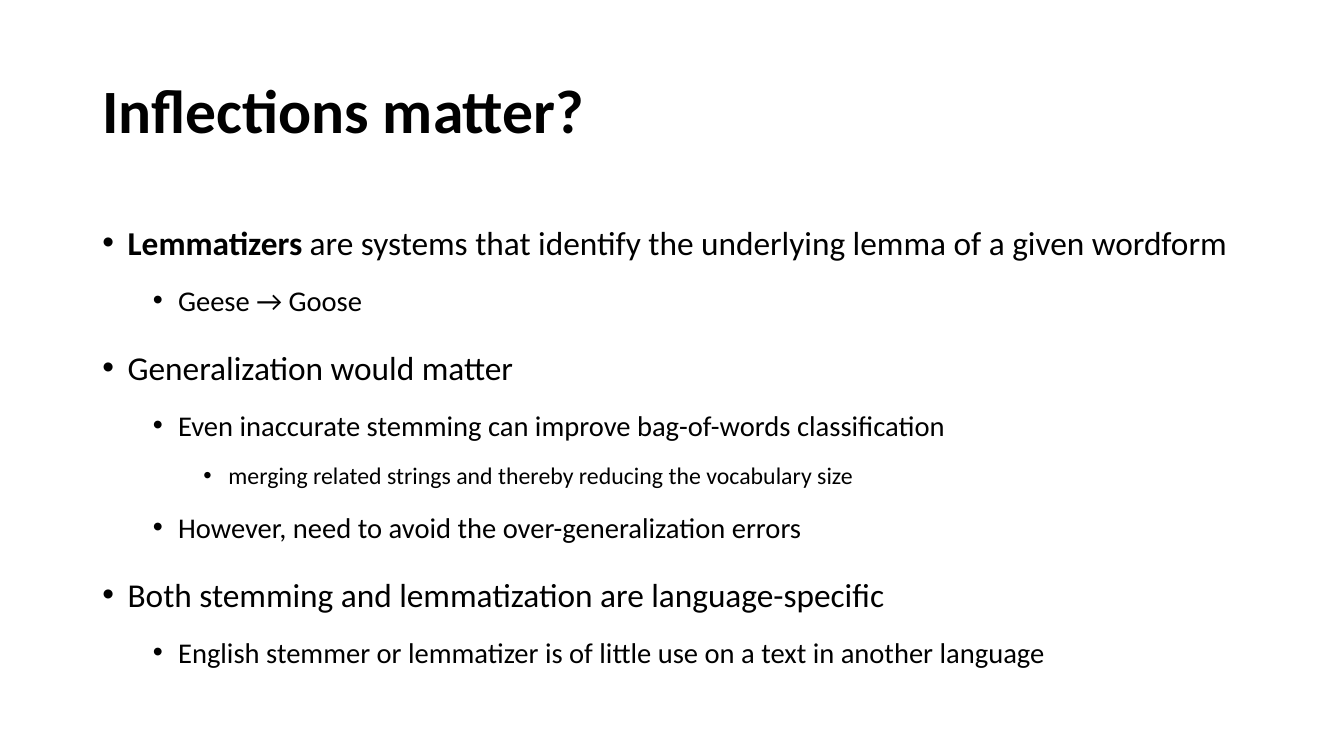
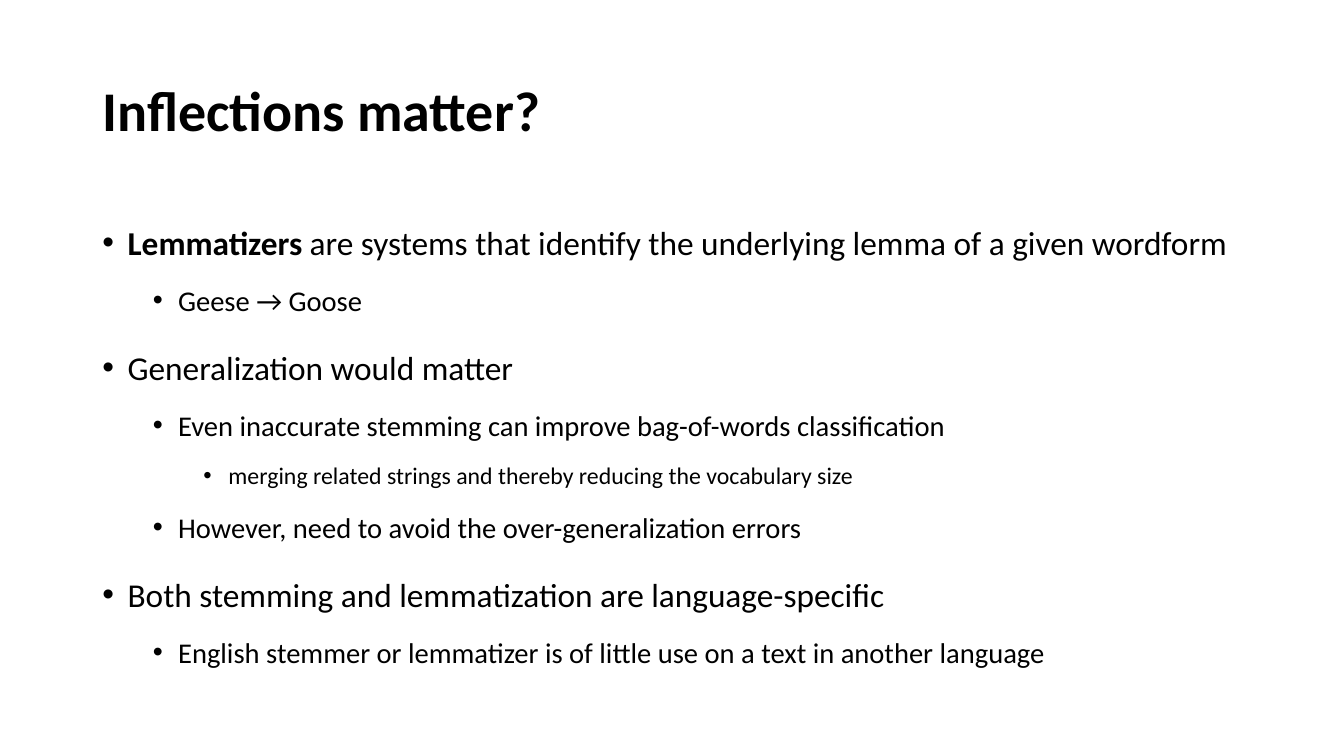
Before and after one commit to YeabinMoonEcon/BUS211, a slide deck: slide 17 of BUS243_NLP/lecture_notes/Lecture2.pptx. Drawn at 1344x756 pixels with LibreOffice and Linux fonts; fonts in the diff are those of the drawing. Boxes give left, top, right and bottom in pixels: in the first picture for what was removed or moved away, otherwise in the second. Text is boxed around its words. In the diff, an @@ line names an element or a change of style, - is before the commit and + after.

```diff
--- a/BUS243_NLP/lecture_notes/Lecture2.pptx
+++ b/BUS243_NLP/lecture_notes/Lecture2.pptx
@@ title "Inflections matter?" at (102, 91, 540, 132): size 44 to 40 pt @@
```
Also in this commit, not shown: 1 other slide changed, 11 slides added, 2 slides removed, 3 other files.
